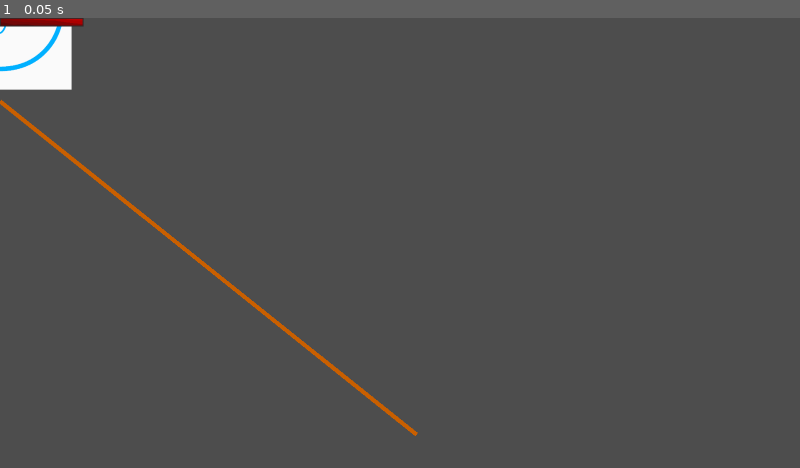
Above: before the commit, frame 1.
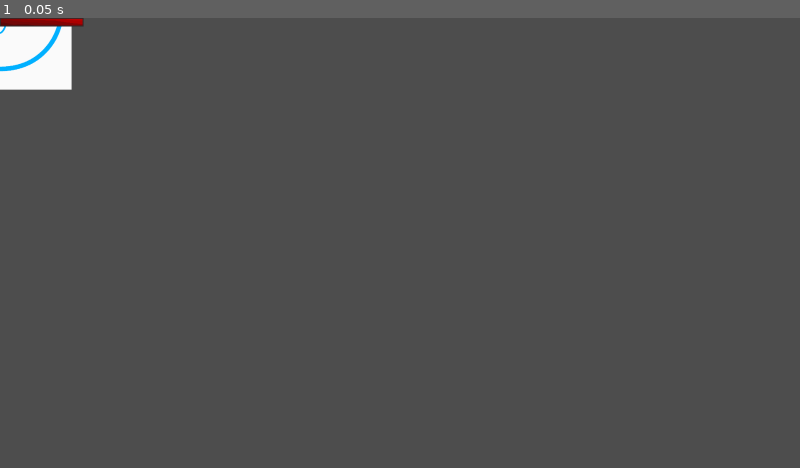
Above: after the commit, the same moment.

Repository: Cookie-Tin-Studios/Heroes-Shield
Game: Godot game, scene res://scenes/bosses/boss_1.tscn
The game is run twice, just before and just after one commit, with the same random seed, the same clock (stepped at 60 frames per second) and the same inputs. This scene is started directly instead of the project's main scene.
Inputs:
- Up to frame 1 (0.05 s): no input

The runs differ from the first frame. In frame 1, 0.7% of the frame differs, in the area x 0-53%, y 18-93%.
Error in both runs: Invalid access to property or key 'velocity' on a base object of type 'null instance'. (res://scripts/boss_1.gd:35)

Commit message:
commiting everything before rebasing

Diff:
--- a/scenes/bosses/boss_1.tscn
+++ b/scenes/bosses/boss_1.tscn
@@ -34,7 +34,8 @@
 "speed": 1.0
 }]
 
-[sub_resource type="RectangleShape2D" id="RectangleShape2D_7ixdv"]
+[sub_resource type="CircleShape2D" id="CircleShape2D_qc86s"]
+radius = 149.121
 
 [node name="boss1-part2" instance=ExtResource("1_dnpcy")]
 collision_layer = 4
@@ -55,4 +56,4 @@
 [node name="CollisionShape2D" type="CollisionShape2D" parent="." index="1"]
 light_mask = 4
 visibility_layer = 4
-shape = SubResource("RectangleShape2D_7ixdv")
+shape = SubResource("CircleShape2D_qc86s")
--- a/scenes/bosses/rail.tscn
+++ b/scenes/bosses/rail.tscn
@@ -5,7 +5,7 @@
 [node name="BounceHorizontal" type="StaticBody2D"]
 script = ExtResource("1_5e4y0")
 
-[node name="CollisionShape2D" type="CollisionShape2D" parent="."]
-
 [node name="Line2D" type="Line2D" parent="."]
 default_color = Color(0.789549, 0.372853, 0, 1)
+
+[node name="CollisionShape2D" type="CollisionShape2D" parent="."]
--- a/scenes/main.tscn
+++ b/scenes/main.tscn
@@ -27,7 +27,7 @@
 script = SubResource("GDScript_81rl6")
 
 [node name="boss1-part2" parent="." instance=ExtResource("7_cpj5h")]
-position = Vector2(2603, 621)
+position = Vector2(3435, 1055)
 
 [node name="Shield" parent="." instance=ExtResource("2_w3671")]
 position = Vector2(1552, 1299)
--- a/scenes/projectile.tscn
+++ b/scenes/projectile.tscn
@@ -1,9 +1,12 @@
-[gd_scene load_steps=7 format=3 uid="uid://dmxf6gcphgjg5"]
+[gd_scene load_steps=8 format=3 uid="uid://dmxf6gcphgjg5"]
 
 [ext_resource type="Script" path="res://scripts/projectile.gd" id="1_wf0ix"]
 [ext_resource type="Texture2D" uid="uid://dkft7ngvvftf7" path="res://assets/sprites/projectile_1.png" id="2_tkcaq"]
 [ext_resource type="Texture2D" uid="uid://bfy4iyh5k85tm" path="res://assets/sprites/projectile_2.png" id="3_t46ee"]
 [ext_resource type="Texture2D" uid="uid://c4nm7vmrf5dbs" path="res://assets/sprites/projectile_3.png" id="4_21qjv"]
+
+[sub_resource type="PhysicsMaterial" id="PhysicsMaterial_jnvws"]
+bounce = 1.0
 
 [sub_resource type="SpriteFrames" id="SpriteFrames_1hryt"]
 animations = [{
@@ -26,6 +29,7 @@
 radius = 50.04
 
 [node name="Projectile" type="RigidBody2D" groups=["projectiles"]]
+physics_material_override = SubResource("PhysicsMaterial_jnvws")
 gravity_scale = 0.0
 contact_monitor = true
 max_contacts_reported = 1
--- a/scripts/boss_1.gd
+++ b/scripts/boss_1.gd
@@ -63,8 +63,8 @@
 func spawn_rails() -> void:
 
 	var top_rail = rail_scene.instantiate()
-	top_rail.start_pos = Vector2(0,200)
-	top_rail.end_pos = Vector2(1000, 1000)
+	top_rail.start_pos = Vector2(-5000,-1000)
+	top_rail.end_pos = Vector2(1000, -1000)
 	add_child(top_rail)
 	print("Top rail added")
 
--- a/scripts/rail.gd
+++ b/scripts/rail.gd
@@ -31,14 +31,24 @@
 	line_2d.add_point(start_pos)
 	line_2d.add_point(end_pos)
 	line_2d.width = width
-	update_collision()
 
-func update_collision() -> void:
-	var collision_shape_2d: CollisionShape2D = $CollisionShape2D
-	var line_2d: Line2D = $Line2D
-	var new_rect = RectangleShape2D.new()
-	new_rect.size = Vector2(width, _start_pos.distance_to(_end_pos))
-	var r = new_rect.get_rect()
-	collision_shape_2d.shape = new_rect
-	collision_shape_2d.position = Vector2(_start_pos.x + _end_pos.x, _start_pos.y + _end_pos.y) / 2
-	collision_shape_2d.rotate(_start_pos.angle_to_point(_end_pos))
+	# Update the collision to match the line
+	var collision_shape: CollisionShape2D = $CollisionShape2D
+	var segment_shape: SegmentShape2D = SegmentShape2D.new()
+	segment_shape.a = start_pos
+	segment_shape.b = end_pos
+	collision_shape.shape = segment_shape
+
+
+
+	#update_collision()
+#
+#func update_collision() -> void:
+	#var collision_shape_2d: CollisionShape2D = $CollisionShape2D
+	#var line_2d: Line2D = $Line2D
+	#var new_rect = RectangleShape2D.new()
+	#new_rect.size = Vector2(width, _start_pos.distance_to(_end_pos))
+	#var r = new_rect.get_rect()
+	#collision_shape_2d.shape = new_rect
+	#collision_shape_2d.position = Vector2(_start_pos.x + _end_pos.x, _start_pos.y + _end_pos.y) / 2
+	#collision_shape_2d.rotate(_start_pos.angle_to_point(_end_pos))
